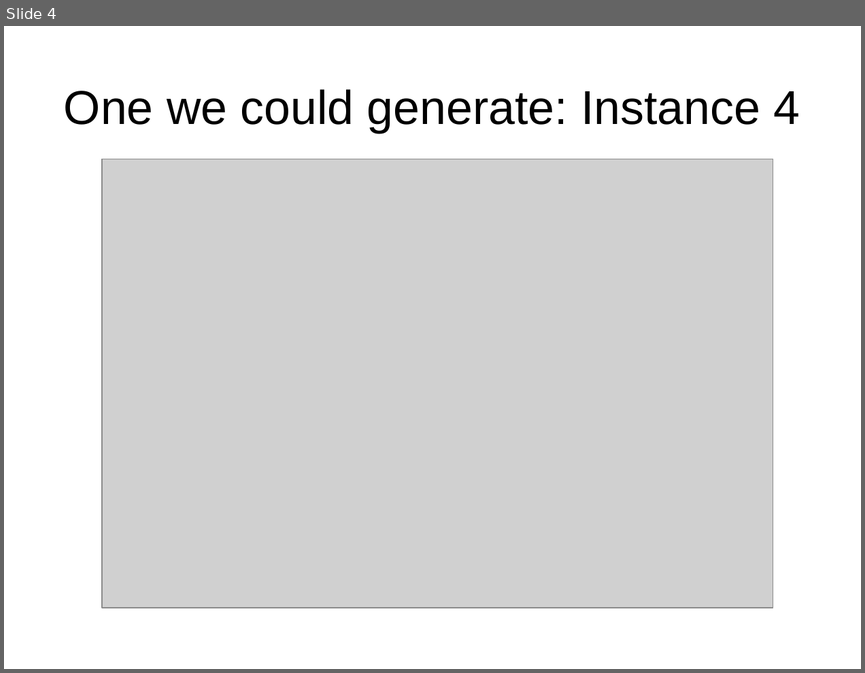
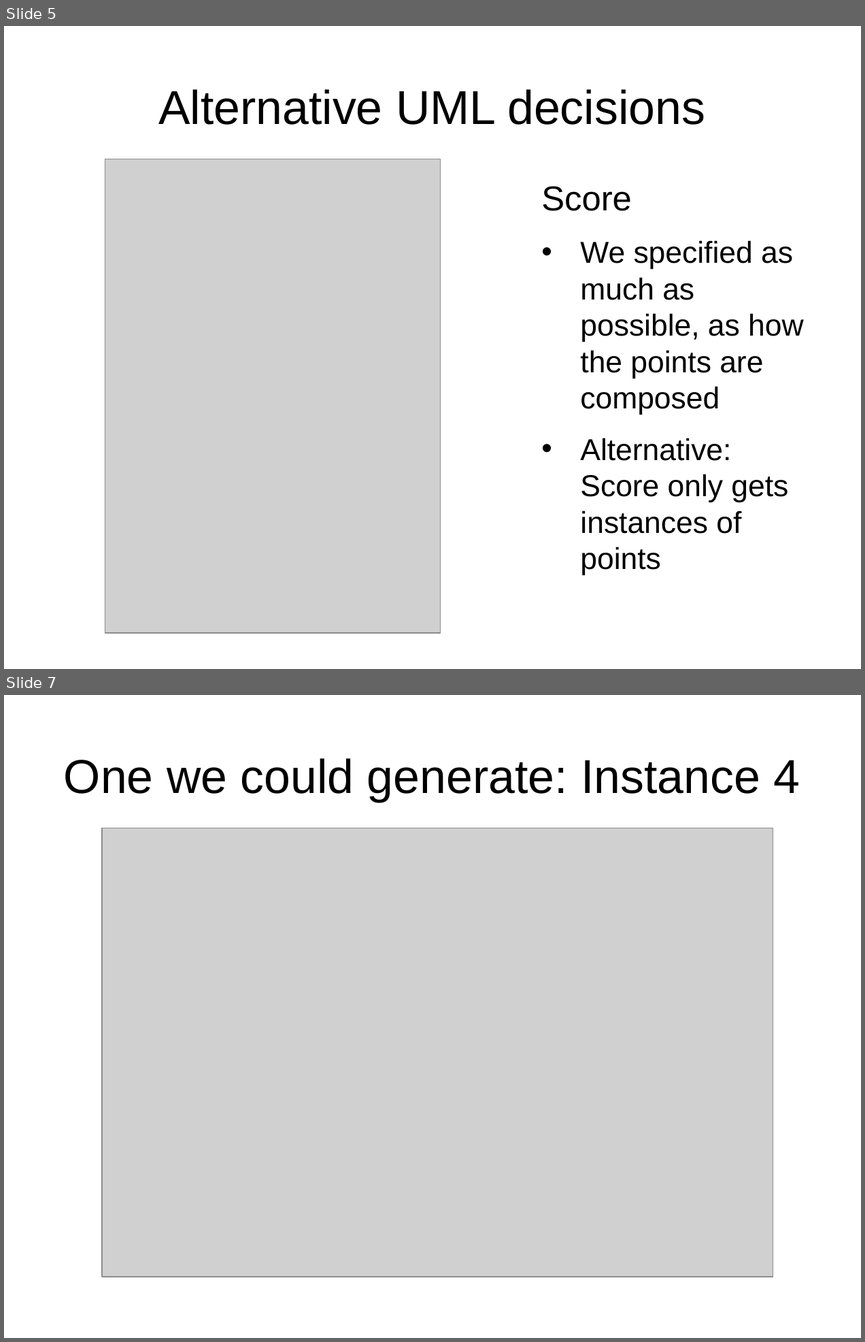
Before and after one commit to JonasMohler/SAE, a slide deck: Part_2/SAE-Präsi.odp. Shown one above the other, each under a label of ours: slide 4 before the commit, slides 5 and 7 after it; the slides between them are not shown. The pictures are 865x673 and 865x1342 pixels, drawn with LibreOffice and Linux fonts; fonts in the diff are those of the drawing; grey boxes stand for pictures. Boxes give left, top, right and bottom in pixels: in the first picture for what was removed or moved away, otherwise in the second. Text is boxed around its words. In the diff, an @@ line names an element or a change of style, - is before the commit and + after.

Commit message:
Added last part (point 2) & formating

```diff
--- a/Part_2/SAE-Präsi.odp
+++ b/Part_2/SAE-Präsi.odp
@@ slide 5 added at bbox=[4, 26, 861, 669], background #FFFFFF @@
@@ title added at bbox=[158, 89, 705, 125], 44 pt, text #000000 @@
+Alternative UML decisions
@@ picture added at bbox=[105, 159, 441, 633] @@
@@ text added at bbox=[541, 186, 803, 575], 28 pt, text #000000 @@
+Score
+• We specified as much as possible, as how the points are composed
+• Alternative: Score only gets instances of points
@@ what was slide 4 is now slide 7 @@
```
Also in this commit, not shown: 4 slides changed, 3 other slides added, 1 other file.
